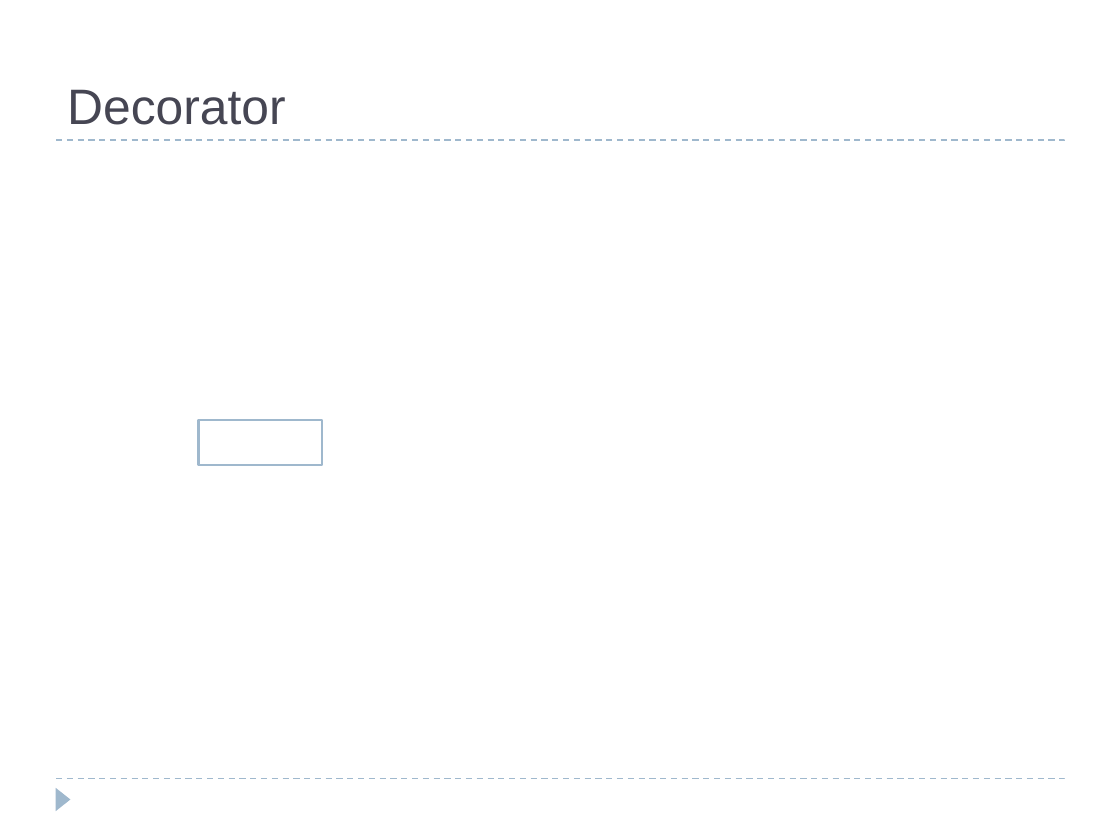
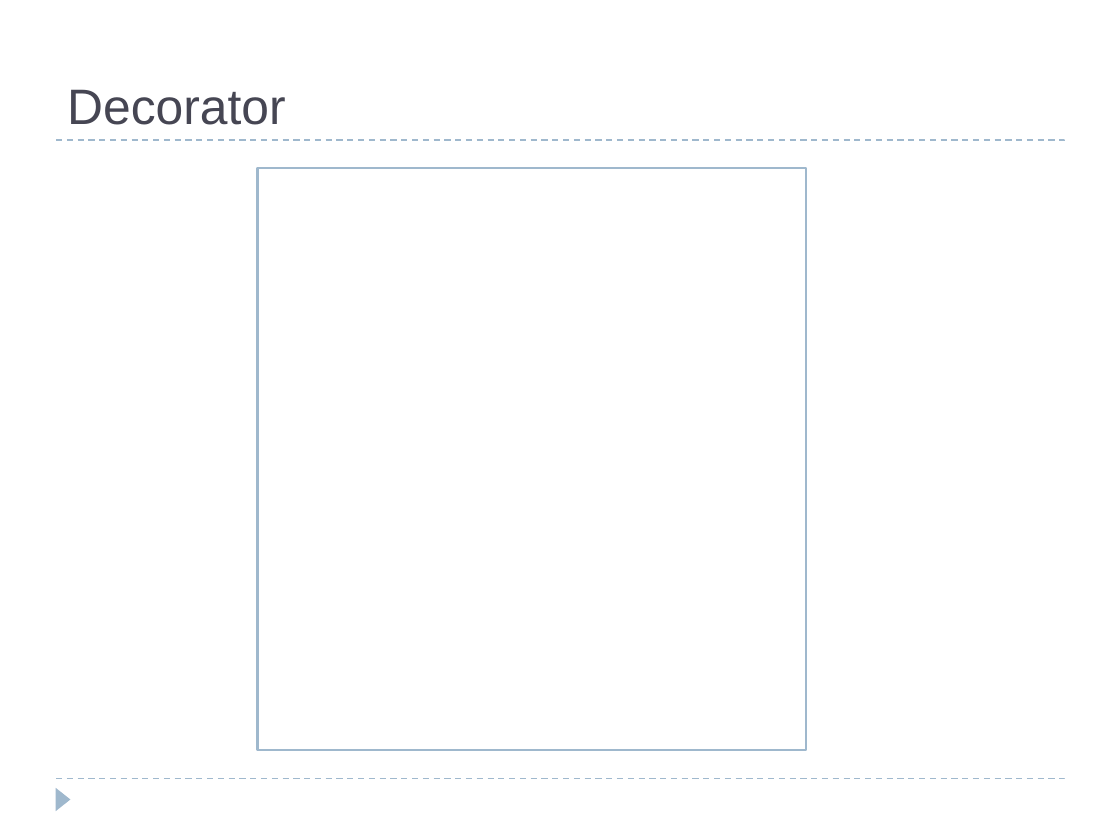
Before and after one commit to bpcrao/purnacode, a slide deck: slide 13 of ppts/Design Patterns.odp (slide 14 before the commit). Drawn at 1120x840 pixels with LibreOffice and Linux fonts; fonts in the diff are those of the drawing. Boxes give left, top, right and bottom in pixels: in the first picture for what was removed or moved away, otherwise in the second. Text is boxed around its words. In the diff, an @@ line names an element or a change of style, - is before the commit and + after.

```diff
--- a/ppts/Design Patterns.odp
+++ b/ppts/Design Patterns.odp
@@ rectangle added at [258,168,806,750], fill #FFFFFF, outline #9FB8CD 1.5 pt @@
@@ rectangle removed at [198,420,321,465] @@
```
Also in this commit, not shown: 6 other slides changed, 9 slides added, 2 slides removed.
